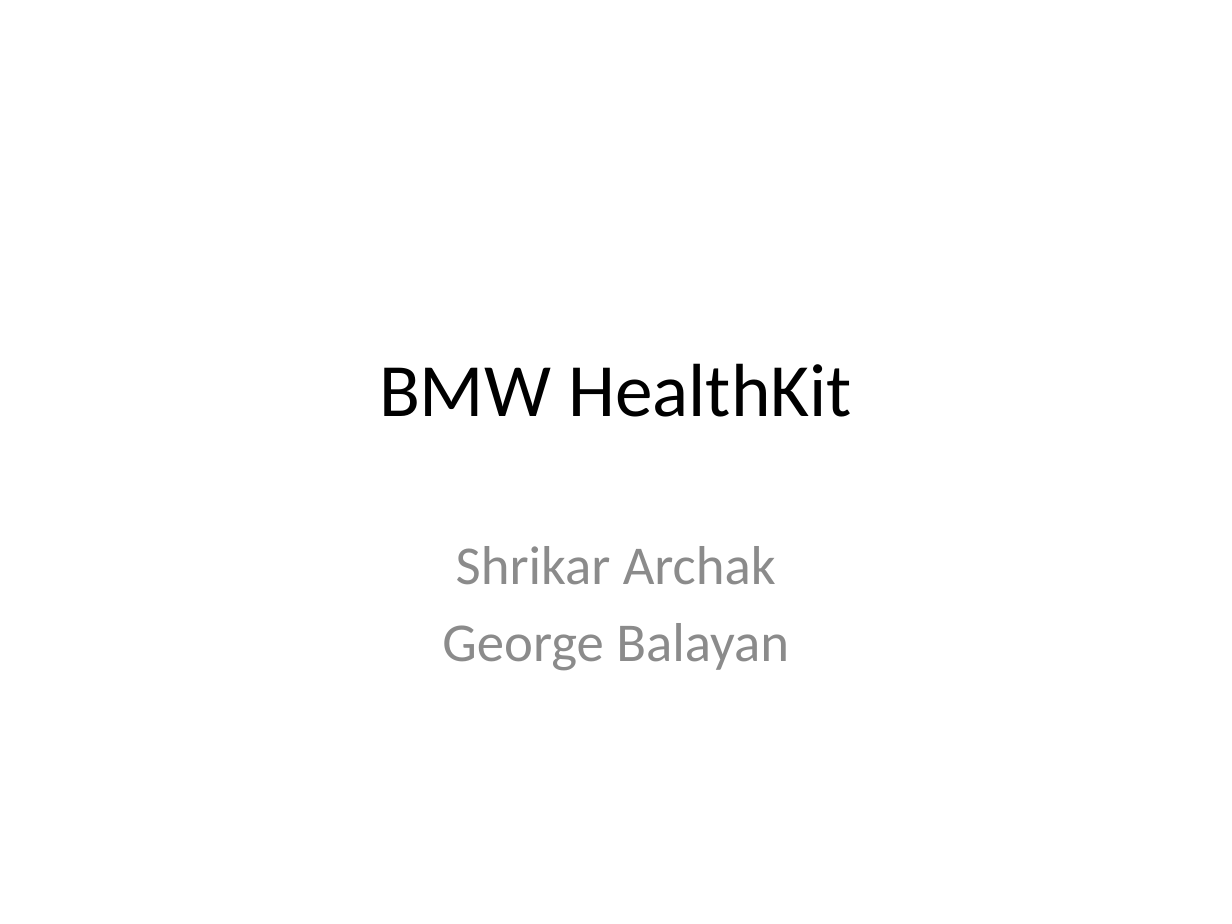
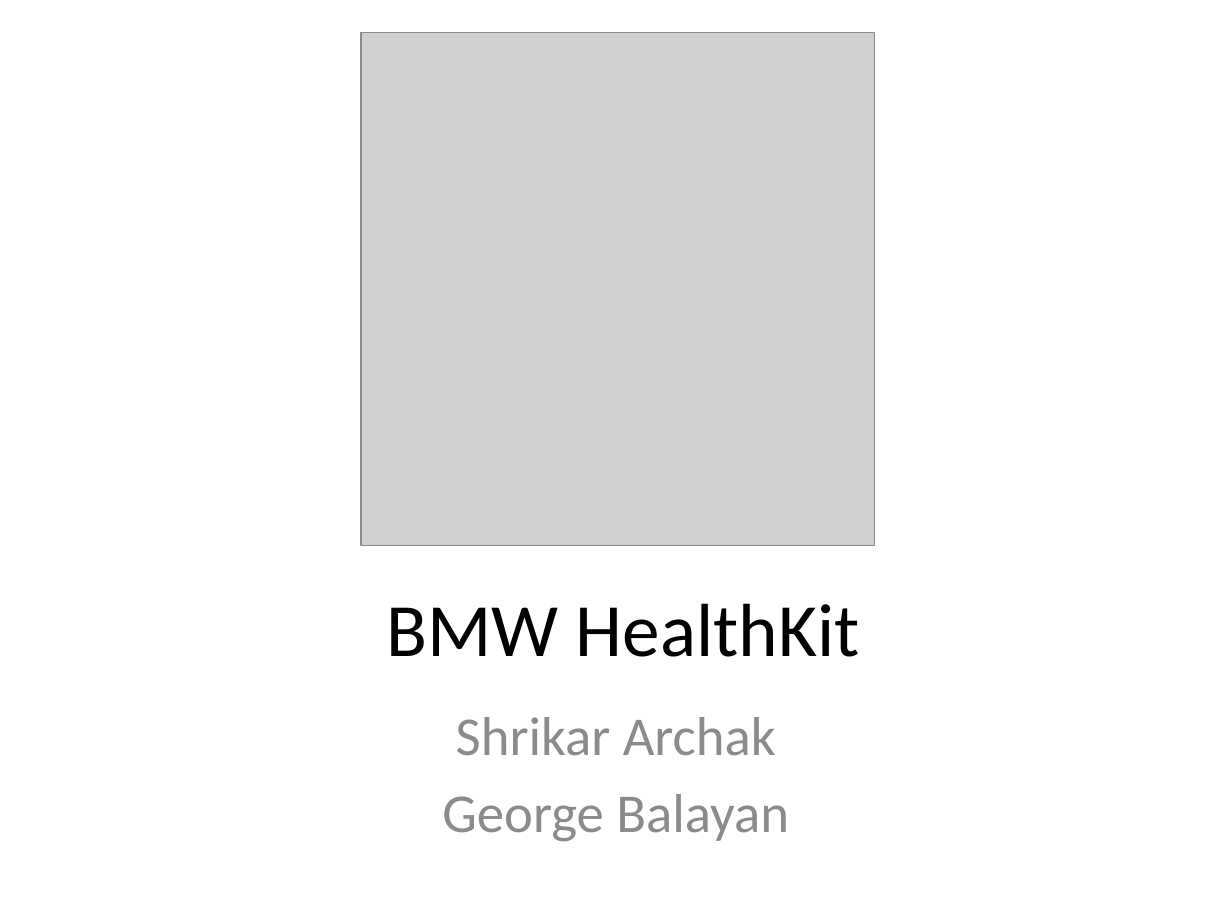
Before and after one commit to sarchak/bmw, a slide deck: slide 1 of Presentation.pptx. Drawn at 1232x924 pixels with LibreOffice and Linux fonts; fonts in the diff are those of the drawing; grey boxes stand for pictures. Boxes give left, top, right and bottom in pixels: in the first picture for what was removed or moved away, otherwise in the second. Text is boxed around its words. In the diff, an @@ line names an element or a change of style, - is before the commit and + after.

```diff
--- a/Presentation.pptx
+++ b/Presentation.pptx
@@ picture added at [361, 32, 875, 546] @@
@@ title "BMW HealthKit": place and size @@
-title "BMW HealthKit" at [379, 363, 852, 417]
+title "BMW HealthKit" at [387, 603, 860, 657]
@@ subtitle "Shrikar Archak": place and size @@
-subtitle "Shrikar Archak" at [442, 546, 789, 671]
+subtitle "Shrikar Archak" at [442, 717, 789, 842]
```
Also in this commit, not shown: 1 other slide changed, 2 slides added.
